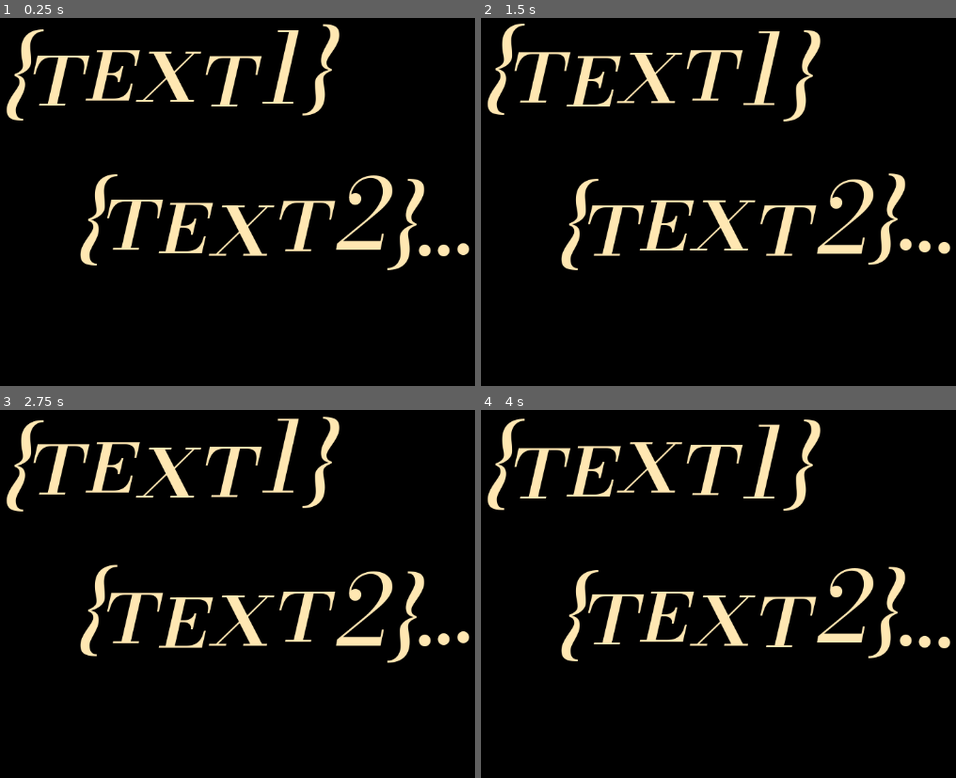
Above: before the commit, frames 1-4 (two rows, left to right).
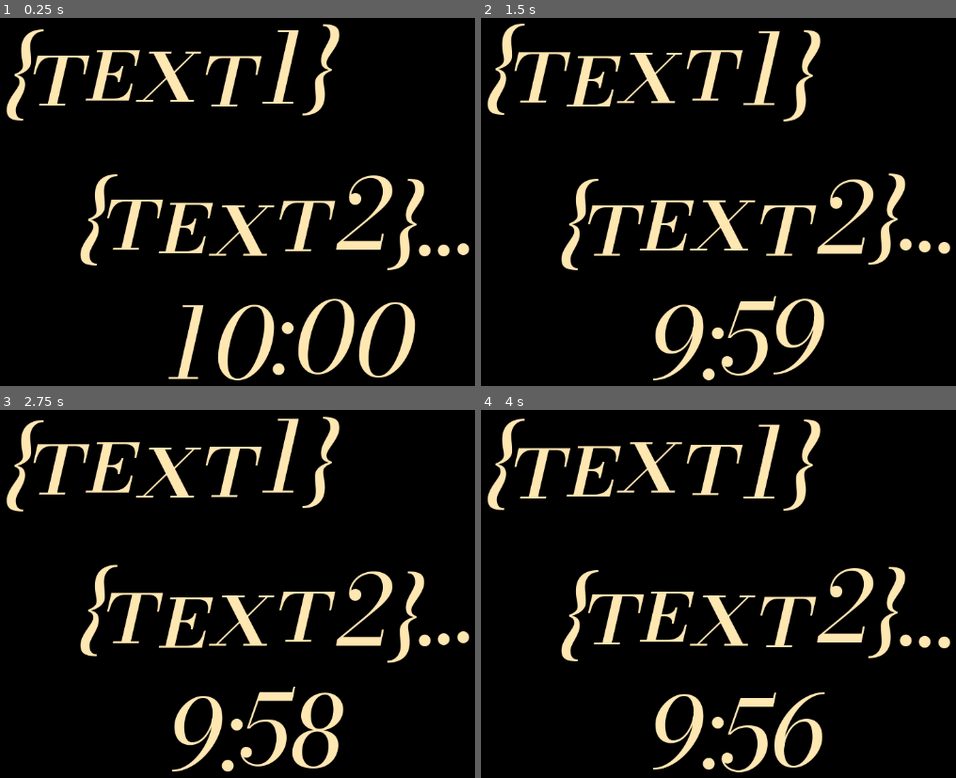
Above: after the commit, the same moments.

Repository: UnseenFaith/starting-soon
Game: Godot game, scene res://Stuff.tscn
The game is run twice, just before and just after one commit, with the same random seed, the same clock (stepped at 60 frames per second) and the same inputs.
Inputs:
- Up to frame 1 (0.25 s): no input
- Up to frame 2 (1.5 s): no input
- Up to frame 3 (2.75 s): no input
- Up to frame 4 (4 s): no input

The runs differ from the first frame. In frame 1, 3.2% of the frame differs, in the area x 35-88%, y 76-99%; in frame 2, 2.3%; in frame 3, 2.4%; in frame 4, 2.3%.

Commit message:
add timer

Diff:
--- a/Input.gd
+++ b/Input.gd
@@ -1,4 +1,9 @@
 extends Control
+
+var minutes = 10;
+var seconds = 0;
+
+var message = "[wave amp=50.0 freq=3.0 connected=1]{minutes}:{seconds}[/wave]"
 
 func _ready() -> void:
 	var web_hash = JavaScriptBridge.eval("window.location.hash")
@@ -7,3 +12,26 @@
 		var text1 = replaced_text.split(";")[0]
 		var text2 = replaced_text.split(";")[1]
 		$TextLabel.text = $TextLabel.text.replace("{text1}", text1).replace("{text2}", text2)
+
+	$TextLabel2.text = $TextLabel2.text.replace("{minutes}", str(minutes)).replace("{seconds}", str(seconds) + "0")
+
+func _on_timer_timeout():
+	if minutes == 0 && seconds == 0:
+		$Timer.stop()
+		$TextLabel2.visible = false
+		return
+
+	var strSeconds = ""
+
+	if seconds == 0:
+		minutes = minutes - 1
+		seconds = 59
+		strSeconds = 59
+	else:
+		seconds = seconds - 1
+		if seconds < 10:
+			strSeconds = "0" + str(seconds)
+		else:
+			strSeconds = str(seconds)
+
+	$TextLabel2.text = message.replace("{minutes}", str(minutes)).replace("{seconds}", str(strSeconds))
--- a/Stuff.tscn
+++ b/Stuff.tscn
@@ -32,3 +32,32 @@
 scroll_active = false
 autowrap_mode = 0
 shortcut_keys_enabled = false
+
+[node name="TextLabel2" type="RichTextLabel" parent="."]
+layout_mode = 1
+anchors_preset = 15
+anchor_right = 1.0
+anchor_bottom = 1.0
+offset_left = 286.0
+offset_top = 419.0
+offset_right = 286.0
+offset_bottom = 419.0
+grow_horizontal = 2
+grow_vertical = 2
+theme_override_colors/default_color = Color(1, 0.905882, 0.698039, 1)
+theme_override_colors/font_shadow_color = Color(0, 0, 0, 1)
+theme_override_constants/shadow_outline_size = 10
+theme_override_fonts/normal_font = ExtResource("1_y0aqd")
+theme_override_font_sizes/normal_font_size = 150
+theme_override_font_sizes/bold_font_size = 150
+bbcode_enabled = true
+text = "[wave amp=50.0 freq=3.0 connected=1]{minutes}:{seconds}[/wave]
+"
+scroll_active = false
+autowrap_mode = 0
+shortcut_keys_enabled = false
+
+[node name="Timer" type="Timer" parent="."]
+autostart = true
+
+[connection signal="timeout" from="Timer" to="." method="_on_timer_timeout"]
--- a/project.godot
+++ b/project.godot
@@ -12,7 +12,7 @@
 
 config/name="TwitchStuff2"
 run/main_scene="res://Stuff.tscn"
-config/features=PackedStringArray("4.3", "Forward Plus")
+config/features=PackedStringArray("4.2", "Forward Plus")
 run/max_fps=30
 boot_splash/show_image=false
 
@@ -27,7 +27,7 @@
 
 switch={
 "deadzone": 0.5,
-"events": [Object(InputEventKey,"resource_local_to_scene":fa …(175 unchanged characters)… ode":4194306,"key_label":0,"unicode":0,"location":0,"echo":false,"script":null)
+"events": [Object(InputEventKey,"resource_local_to_scene":fa …(175 unchanged characters)… ode":4194306,"key_label":0,"unicode":0,"echo":false,"script":null)
 ]
 }
 
